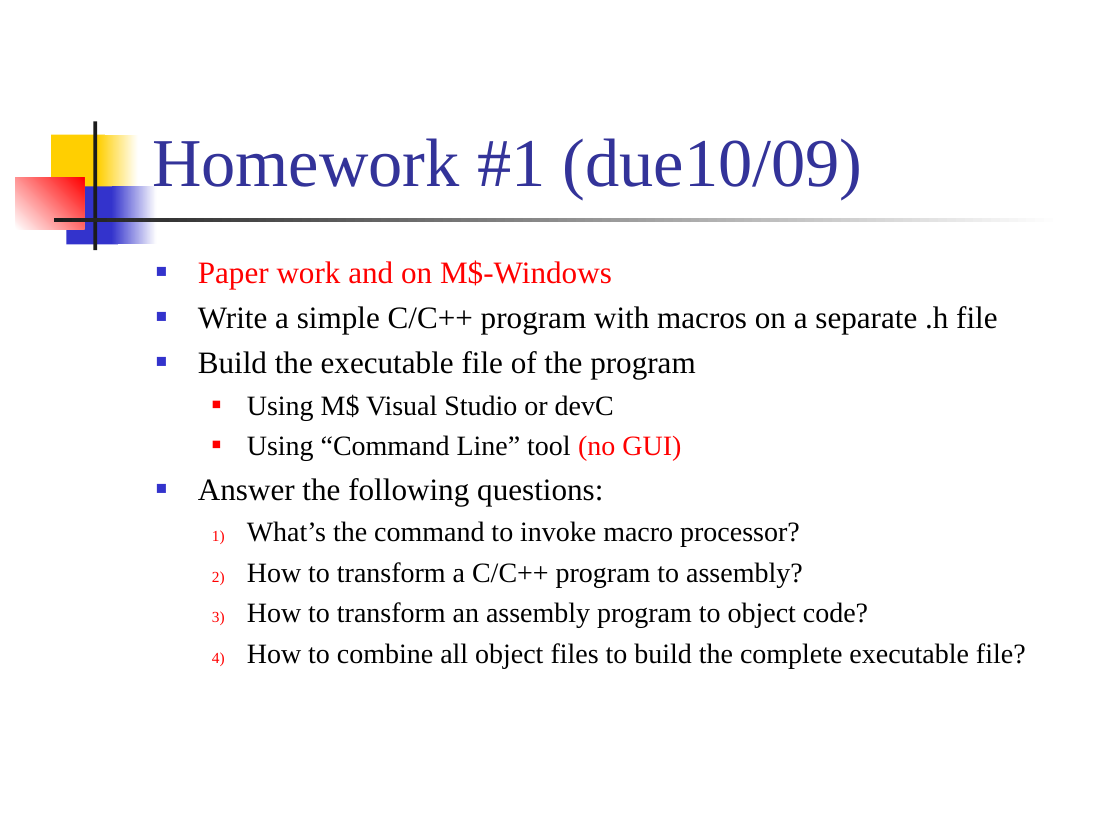
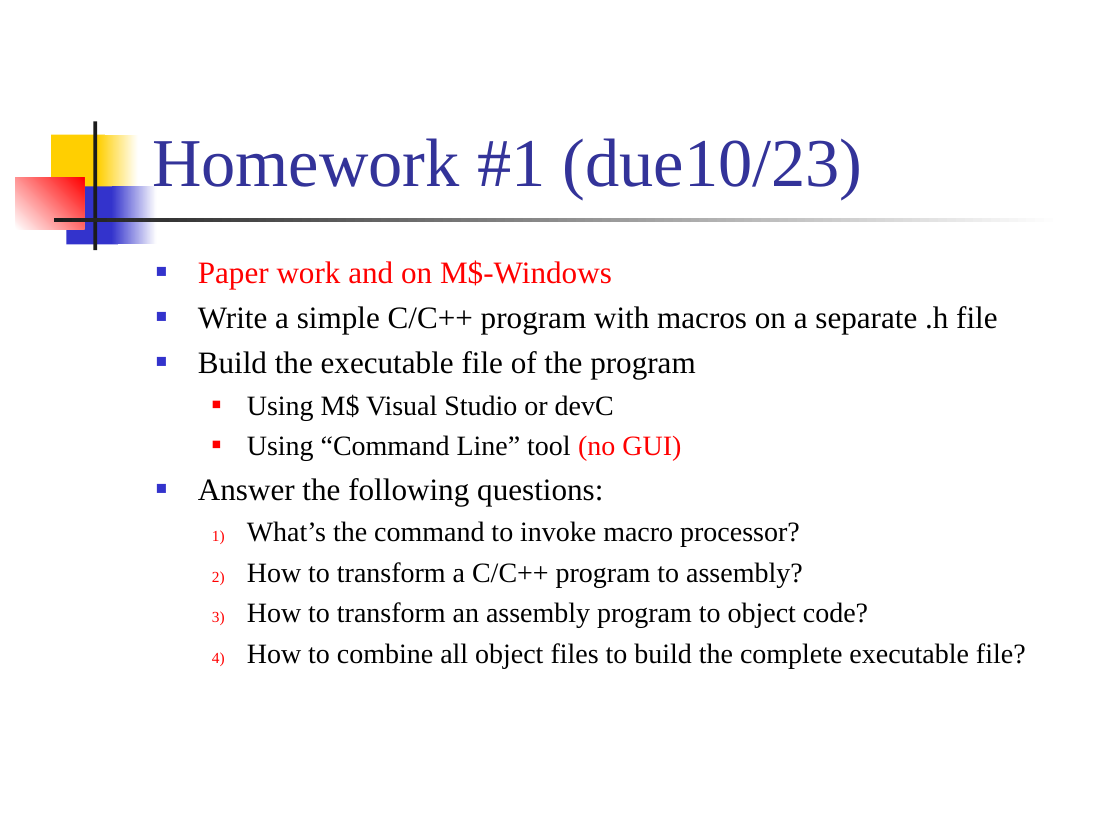
Before and after one commit to CGUSystemCourses/Unix-2015, a slide deck: slide 30 of Lectures/lec02-1st_prog/lec02-first_prog.ppt. Drawn at 1120x840 pixels with LibreOffice and Linux fonts; fonts in the diff are those of the drawing. Boxes give left, top, right and bottom in pixels: in the first picture for what was removed or moved away, otherwise in the second. Text is boxed around its words. In the diff, an @@ line names an element or a change of style, - is before the commit and + after.

Commit message:
modify the due date of HW#1

```diff
--- a/Lectures/lec02-1st_prog/lec02-first_prog.ppt
+++ b/Lectures/lec02-1st_prog/lec02-first_prog.ppt
@@ title at (152,138,863,199): text changed @@
-Homework #1 (due10/09)
+Homework #1 (due10/23)
```
